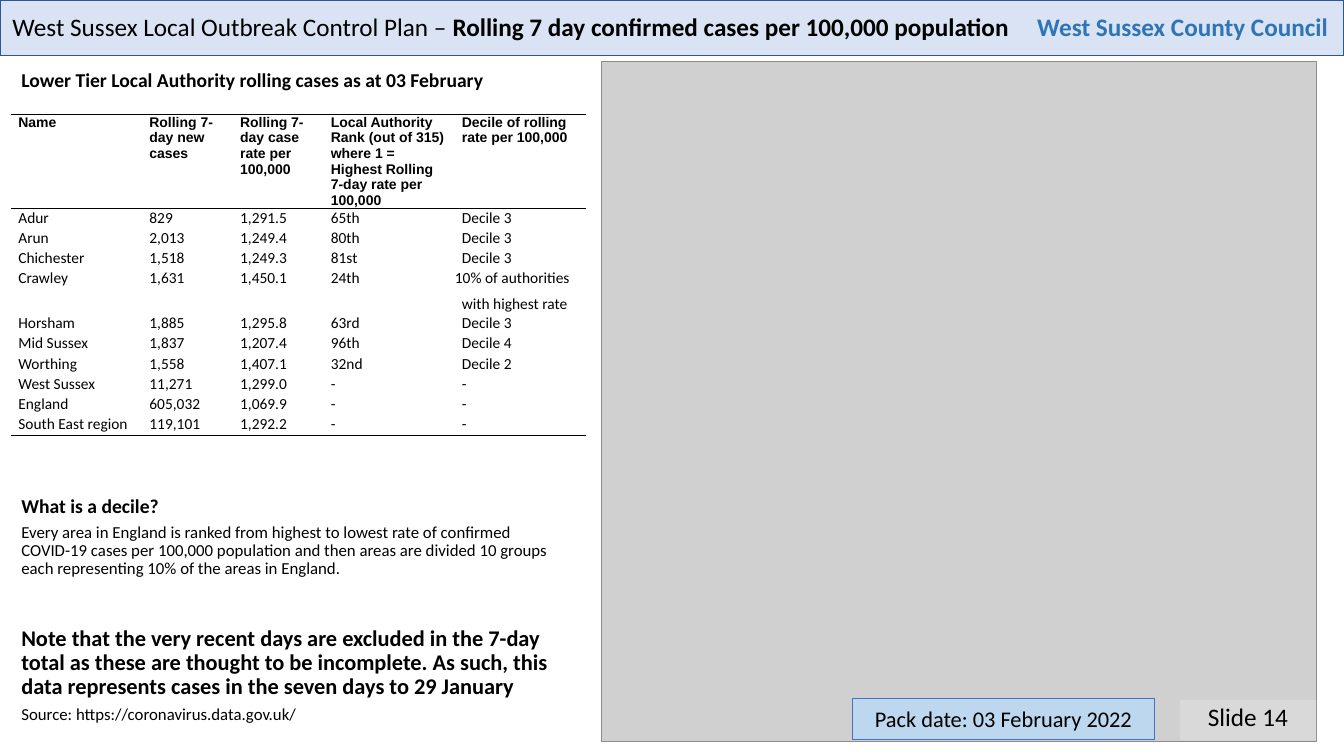
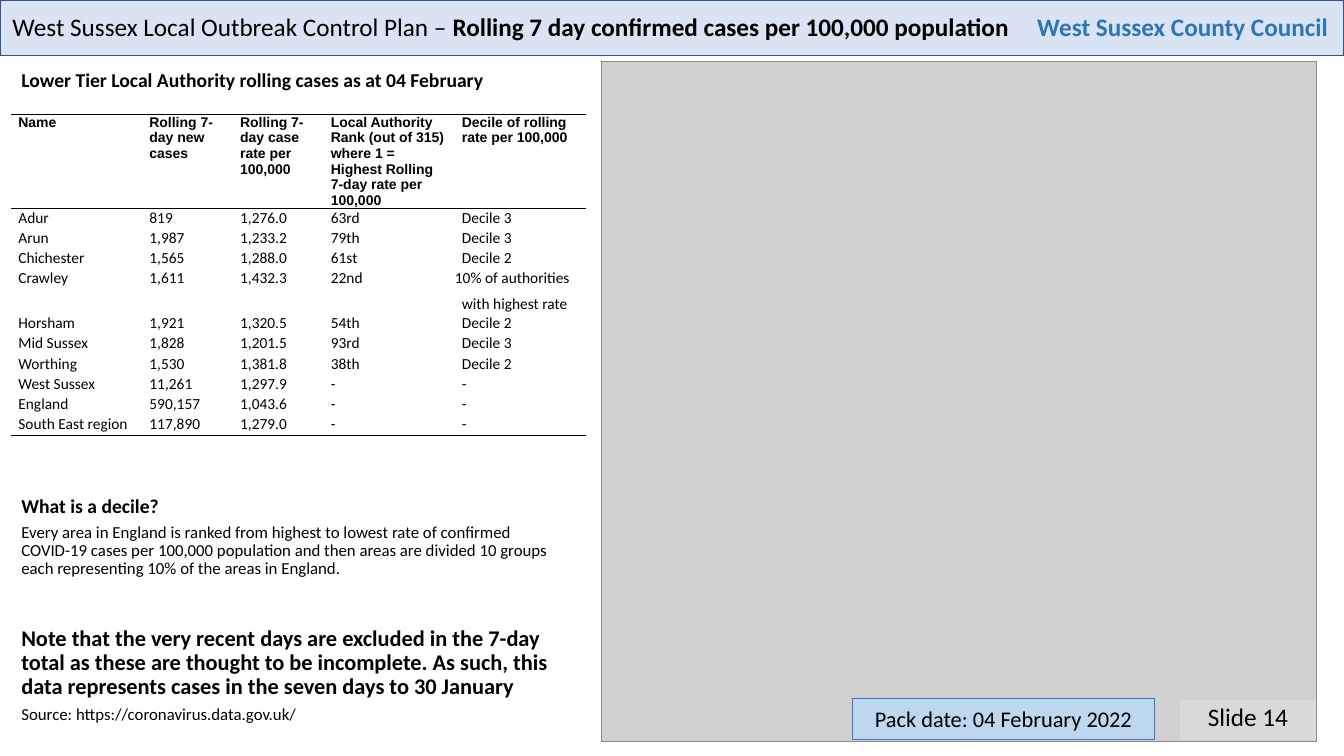
Before and after one commit to psychty/wsx_covid_datapack_public, a slide deck: slide 14 of Latest_West_Sussex_C19_slide_deck.pptx. Drawn at 1344x756 pixels with LibreOffice and Linux fonts; fonts in the diff are those of the drawing; grey boxes stand for pictures. Boxes give left, top, right and bottom in pixels: in the first picture for what was removed or moved away, otherwise in the second. Text is boxed around its words. In the diff, an @@ line names an element or a change of style, - is before the commit and + after.

```diff
--- a/Latest_West_Sussex_C19_slide_deck.pptx
+++ b/Latest_West_Sussex_C19_slide_deck.pptx
@@ text at [21,73,483,91]: text changed @@
-Lower Tier Local Authority rolling cases as at 03 February
+Lower Tier Local Authority rolling cases as at 04 February
@@ table at [11,115,586,436] @@
-row 2: Adur | 829 | 1,291.5 | 65th | Decile 3
+row 2: Adur | 819 | 1,276.0 | 63rd | Decile 3
-row 3: Arun | 2,013 | 1,249.4 | 80th | Decile 3
+row 3: Arun | 1,987 | 1,233.2 | 79th | Decile 3
-row 4: Chichester | 1,518 | 1,249.3 | 81st | Decile 3
+row 4: Chichester | 1,565 | 1,288.0 | 61st | Decile 2
-row 5: Crawley | 1,631 | 1,450.1 | 24th | 10% of authorities with highest rate
+row 5: Crawley | 1,611 | 1,432.3 | 22nd | 10% of authorities with highest rate
-row 6: Horsham | 1,885 | 1,295.8 | 63rd | Decile 3
+row 6: Horsham | 1,921 | 1,320.5 | 54th | Decile 2
-row 7: Mid Sussex | 1,837 | 1,207.4 | 96th | Decile 4
+row 7: Mid Sussex | 1,828 | 1,201.5 | 93rd | Decile 3
-row 8: Worthing | 1,558 | 1,407.1 | 32nd | Decile 2
+row 8: Worthing | 1,530 | 1,381.8 | 38th | Decile 2
-row 9, column 2: 11,271
+row 9, column 2: 11,261
-row 9, column 3: 1,299.0
+row 9, column 3: 1,297.9
-row 10, column 2: 605,032
+row 10, column 2: 590,157
-row 10, column 3: 1,069.9
+row 10, column 3: 1,043.6
-row 11, column 2: 119,101
+row 11, column 2: 117,890
-row 11, column 3: 1,292.2
+row 11, column 3: 1,279.0
@@ text at [21,630,547,698]: text changed @@
-Note that the very recent days are excluded in the 7-day total as these are thought to be incomplete. As such, this data represents cases in the seven days to 29 January
+Note that the very recent days are excluded in the 7-day total as these are thought to be incomplete. As such, this data represents cases in the seven days to 30 January
@@ text in rectangle at [875,711,1132,731]: text changed @@
-Pack date: 03 February 2022
+Pack date: 04 February 2022
```
Also in this commit, not shown: 21 other slides changed, 59 other files.
